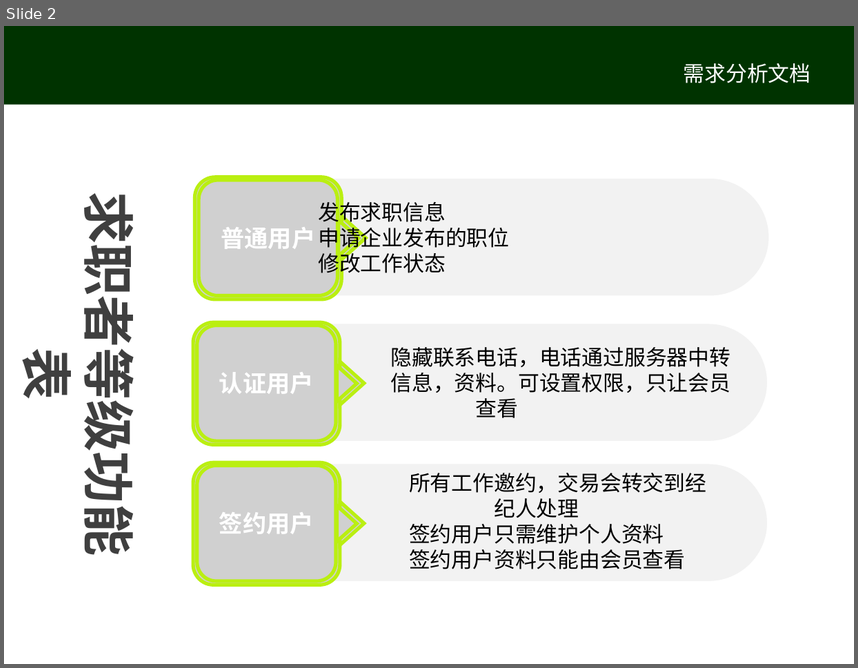
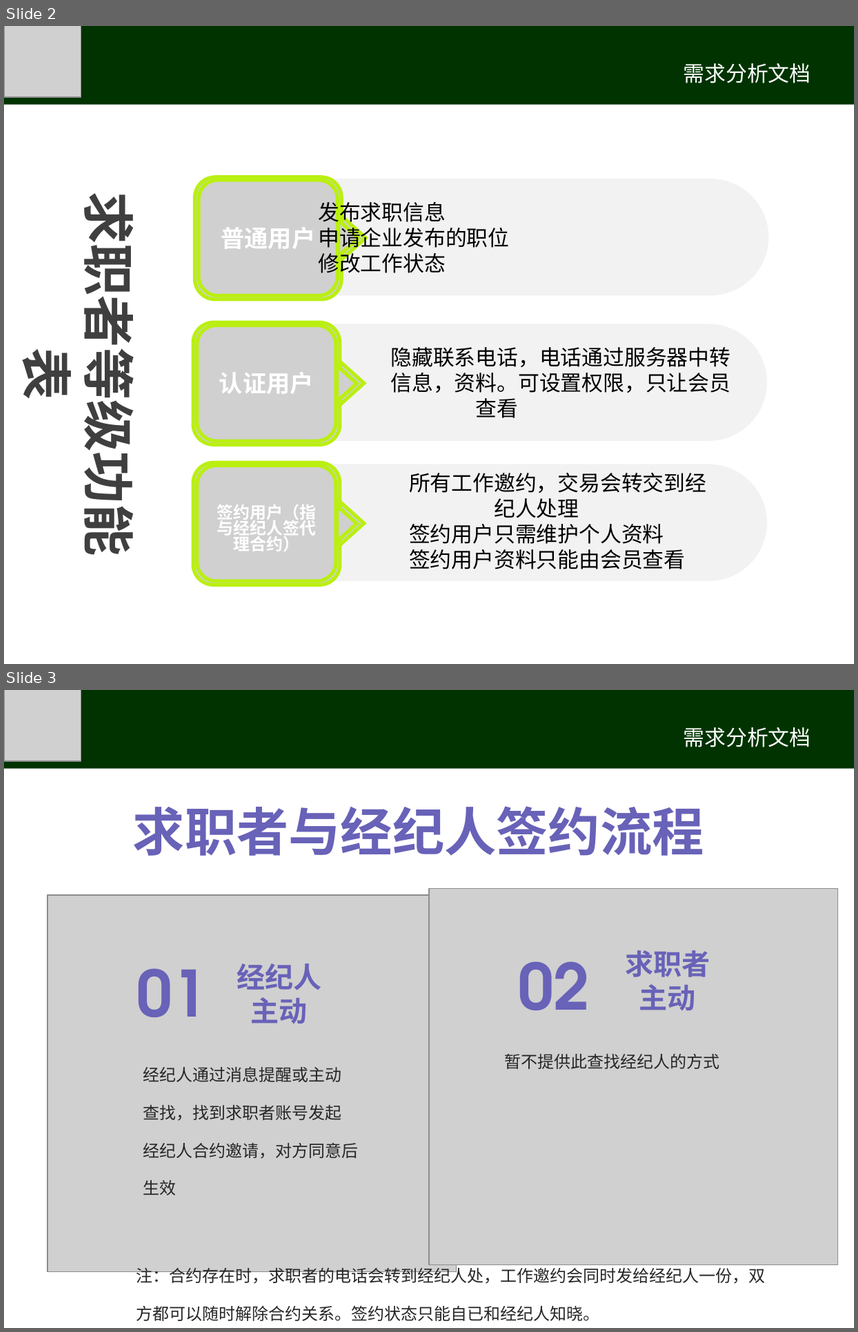
Before and after one commit to libai/doc, a slide deck: ppt/需求分析.ppt. Shown one above the other, each under a label of ours: slide 2 before the commit, slides 2 and 3 after it. The pictures are 858x668 and 858x1332 pixels, drawn with LibreOffice and Linux fonts; fonts in the diff are those of the drawing; grey boxes stand for pictures; background and template pictures are left out. Boxes give left, top, right and bottom in pixels: in the first picture for what was removed or moved away, otherwise in the second. Text is boxed around its words. In the diff, an @@ line names an element or a change of style, - is before the commit and + after.

```diff
--- a/ppt/需求分析.ppt
+++ b/ppt/需求分析.ppt
@@ slide 3 added at (4, 690, 854, 1328), background #FFFFFF @@
@@ rectangle added at (4, 690, 854, 768), fill #003300 @@
@@ picture added at (4, 690, 81, 760) @@
@@ text added at (684, 727, 811, 747), 18 pt, text #FFFFFF @@
+需求分析文档
@@ text added at (133, 806, 704, 856), 44 pt, text #6862B8, bold @@
+求职者与经纪人签约流程
@@ picture added at (47, 895, 456, 1272) @@
@@ picture added at (429, 888, 838, 1265) @@
@@ text added at (625, 950, 710, 1010), 24 pt, text #6862B8, bold @@
+求职者主动
@@ text added at (136, 968, 208, 1017), 54 pt, text #6862B8, bold @@
+01
@@ text added at (237, 963, 321, 1023), 24 pt, text #6862B8, bold @@
+经纪人主动
@@ text added at (518, 961, 589, 1010), 54 pt, text #6862B8, bold @@
+02
@@ text added at (504, 1054, 720, 1069), 14 pt, text #262626 @@
+暂不提供此查找经纪人的方式
@@ text added at (143, 1066, 359, 1195), 14 pt, text #262626 @@
+经纪人通过消息提醒或主动
+查找，找到求职者账号发起
+经纪人合约邀请，对方同意后
+生效
@@ text added at (136, 1265, 766, 1321), 14 pt, text #262626 @@
+注：合约存在时，求职者的电话会转到经纪人处，工作邀约会同时发给经纪人一份，双方都可以随时解除合约关系。签约状态只能自已和经纪人知晓。
@@ slide 2 changed as well @@
@@ picture added at (4, 26, 81, 96) @@
@@ text at (217, 504, 316, 551): text changed; size 20 to 14 pt @@
-签约用户
+签约用户（指与经纪人签代理合约）
```
Also in this commit, not shown: 5 other slides changed, 4 other slides added, 1 other file.
